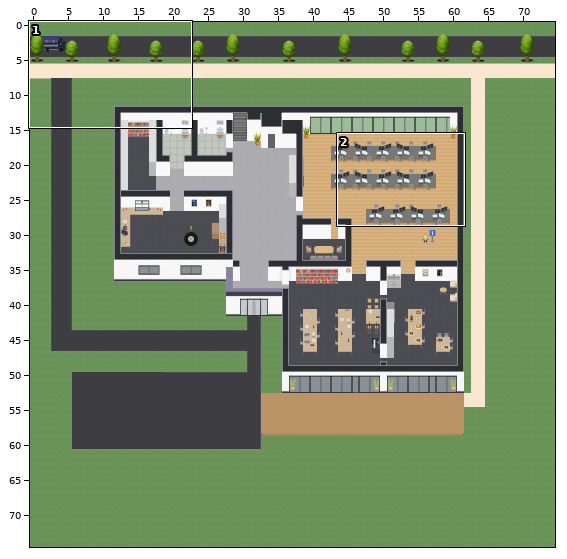
A Tiled map (JSON) gets an edit: esadd_etage1.tmj. The first picture is a wide view before the edit; the outline marks the close-up.
Close-up. As it was:
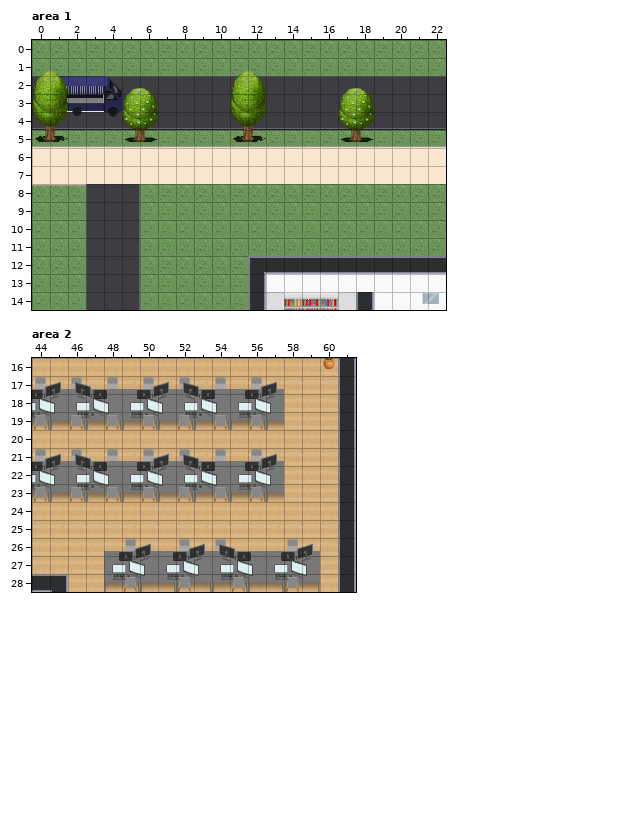
Cells are 32x32 px. Shown: area 1 x 0..22, y 0..14; area 2 x 44..61, y 16..28. The commit also changed other parts of the map, which this record leaves out.
After:
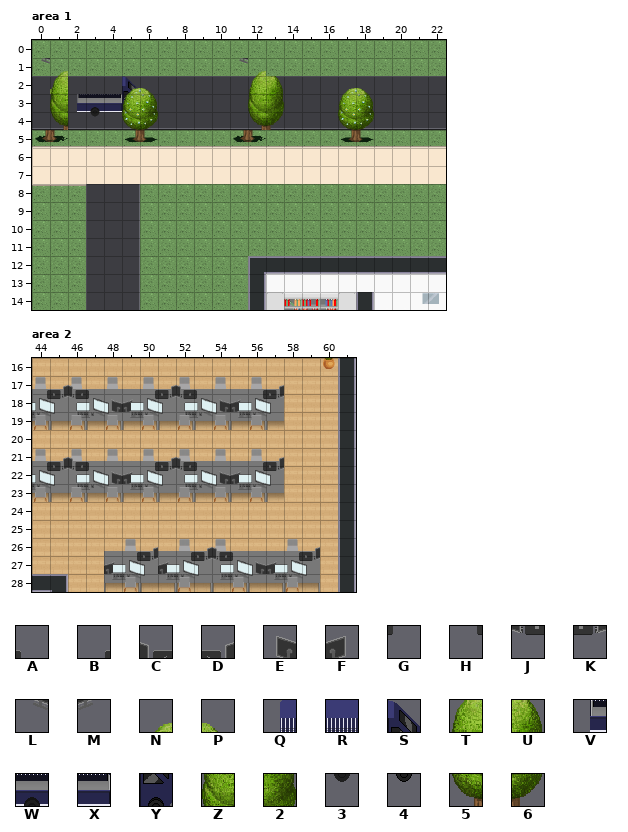
Key: from "Chunk 3": A 38, B 38 flipped left-right, C 39, D 39 flipped left-right, E 40, F 40 flipped left-right, G 41, H 41 flipped left-right, J 42, K 42 flipped left-right, L 43, M 43 flipped left-right, N 44, P 45, Q 46, R 49, S 55, T 65, U 66, V 123, W 125, X 127, Y 129, Z 137, 2 138, 3 196, 4 199, 5 210, 6 211.
_ is an empty cell.
The exact change:
Layer "Camionnette", area 1:
The edit adds tile 2 in row 3 at x 13.
The edit adds tile 3 in row 4 at x 3.
Tile 6 gives way to tile 5 in row 4 at x 12.
The edit adds tile 6 in row 4 at x 13.
Tile N gives way to tile L in row 1 at x 11.
Tile P gives way to tile N in row 1 at x 12.
Tile Q gives way to tile P in row 2 at x 1.
The edit adds tile S in row 2 at x 5.
Tile U gives way to tile T in row 2 at x 12.
The edit adds tile U in row 2 at x 13.
Tile W gives way to tile V in row 3 at x 2.
Tile X gives way to tile W in row 3 at x 3.
Tile Y gives way to tile X in row 3 at x 4.
The edit adds tile Y in row 3 at x 5.
Tile 2 gives way to tile Z in row 3 at x 12.
Tile 3 is removed in row 4 at x 2.
Tile 4 is removed in row 4 at x 4.
Tile 5 is removed in row 4 at x 11.
Tile R is removed in row 2 at x 2 to 3.
Tile S is removed in row 2 at x 4.
Tile T is removed in row 2 at x 11.
Tile V is removed in row 3 at x 1.
Tile Z is removed in row 3 at x 11.
Layer "Arbre", area 1:
Tile 6 gives way to tile 5 in row 4 at x 1.
Tile N gives way to tile L in row 1 at x 0.
Tile P gives way to tile N in row 1 at x 1.
Tile U gives way to tile T in row 2 at x 1.
Tile 2 gives way to tile Z in row 3 at x 1.
Tile 5 is removed in row 4 at x 0.
Tile T is removed in row 2 at x 0.
Tile Z is removed in row 3 at x 0.
Layer "Ordi_bg", area 2:
Tile C gives way to tile A in row 17 at x 47 and 53; in row 21 at x 47 and 53; in row 26 at x 55.
Tile D gives way to tile B in row 17 at x 44, 50 and 56; in row 21 at x 44, 50 and 56; in row 26 at x 49, 52 and 58.
Tile E gives way to tile C in row 17 at x 46 and 52; in row 21 at x 46 and 52; in row 26 at x 54.
Tile F gives way to tile D in row 17 at x 45, 51 and 57; in row 21 at x 45, 51 and 57; in row 26 at x 50, 53 and 59.
Tile G gives way to tile E in row 18 at x 48 and 54; in row 22 at x 48 and 54; in row 27 at x 56.
Tile H gives way to tile F in row 18 at x 49 and 55; in row 22 at x 49 and 55; in row 27 at x 48, 51 and 57.
Tile J gives way to tile G in row 18 at x 47 and 53; in row 22 at x 47 and 53; in row 27 at x 55.
Tile K gives way to tile H in row 18 at x 44, 50 and 56; in row 22 at x 44, 50 and 56; in row 27 at x 49, 52 and 58.
Tile L gives way to tile J in row 18 at x 46 and 52; in row 22 at x 46 and 52; in row 27 at x 54.
Tile M gives way to tile K in row 18 at x 45, 51 and 57; in row 22 at x 45, 51 and 57; in row 27 at x 50, 53 and 59.
Tile A is removed in row 17 at x 48 and 54; in row 21 at x 48 and 54; in row 26 at x 56.
Tile B is removed in row 17 at x 49 and 55; in row 21 at x 49 and 55; in row 26 at x 48, 51 and 57.
Boxes around the changes in both close-ups, in picture pixels (x1, y1, x2, y2):
changed: (32, 58, 137, 130)
changed: (230, 58, 284, 130)
changed: (32, 381, 284, 412)
changed: (32, 453, 284, 484)
changed: (104, 543, 320, 574)
